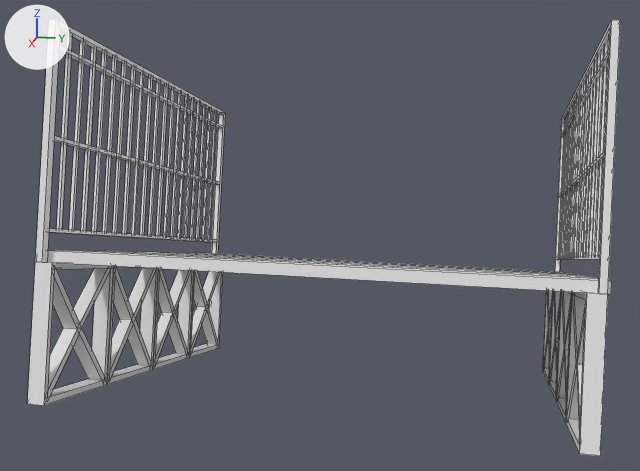
One commit to the OBJ model Assets/Visual/3D/Bridges/Bridge_Down_1/Ponte_Chao_Descida.obj: the scene before it, then after it.
Camera for both pictures: a 50 mm camera at (6.06, 0.98, 1.74) aimed at (-0.01, -0.23, 0.22). Arrows for +X, +Y and +Z are at upper left; the lights stay in place. Mesh edges are drawn as thin lines. Where no turn or scale is listed for an object, it has been applied to the vertices.

Script lines for the objects in view, before the commit:
```python
me_chão_descendo = bpy.data.meshes.new('Chão_Descendo')
me_chão_descendo.from_pydata(...)  # 744 vertices, 610 faces; spans x -1.94..1.81, y -1.59..1.59, z -1.24..1.73
ob_chão_descendo = bpy.data.objects.new('Chão_Descendo', me_chão_descendo)
ob_chão_descendo.location = (0.0, 0.0, 0.0)
```
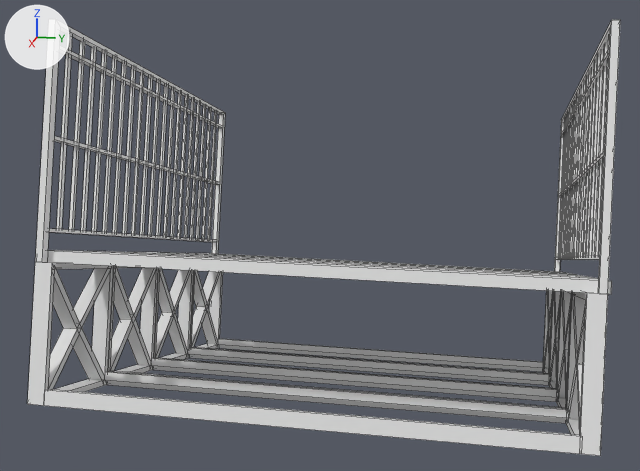
Diff of the bpy script that builds the scene:
```diff
--- a/Assets/Visual/3D/Bridges/Bridge_Down_1/Ponte_Chao_Descida.obj.py
+++ b/Assets/Visual/3D/Bridges/Bridge_Down_1/Ponte_Chao_Descida.obj.py
@@ me_chão_descendo @@
 # used by ob_chão_descendo; location = (0.0, 0.0, 0.0)
-me_chão_descendo.from_pydata(...)  # 744 vertices, 610 faces; spans x -1.94..1.81, y -1.59..1.59, z -1.24..1.73
+me_chão_descendo.from_pydata(...)  # 808 vertices, 642 faces; spans x -1.94..1.81, y -1.59..1.59, z -1.24..1.73
+# me_chão_descendo part 1
+# 32 vertices are added at x -1.39..1.81, y -1.46, z -1.24..-0.3
+# 32 new vertices lie (0.0, 2.93, 0.0) away from vertices in x -1.39..1.81, y -1.46, z -1.24..-0.3
+# 32 new faces join them
```

Location of each change, (x1, y1, x2, y2) in pixels of the pictures (640 x 471 px):
part 1 of me_chão_descendo, added: after (44, 339, 581, 454)
